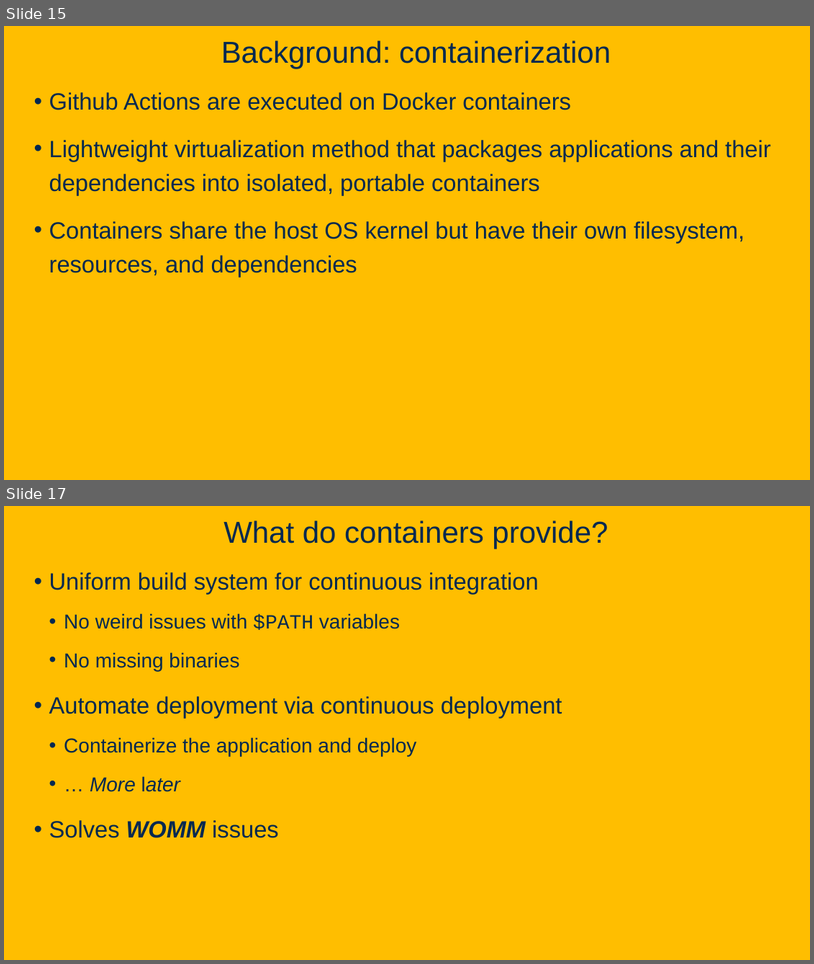
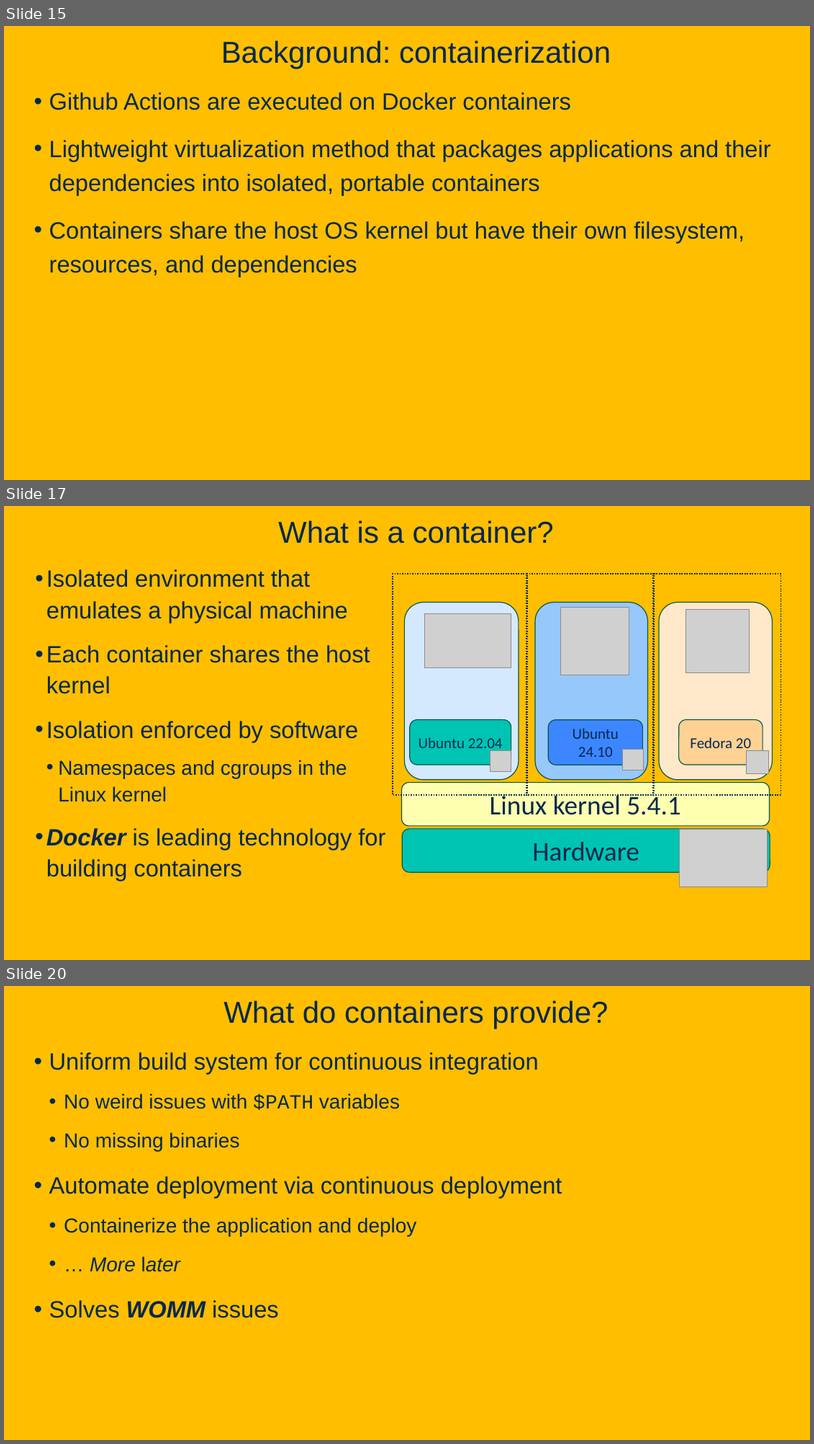
Before and after one commit to davsec-teaching/ecs160-f25, a slide deck: slides/4_unit_testing_mocking_frameworks_CI.pptx. Shown one above the other, each under a label of ours: slides 15 and 17 before the commit, slides 15, 17 and 20 after it; the slides between them are not shown. The pictures are 814x964 and 814x1444 pixels, drawn with LibreOffice and Linux fonts; fonts in the diff are those of the drawing; grey boxes stand for pictures; background and template pictures are left out. Boxes give left, top, right and bottom in pixels: in the first picture for what was removed or moved away, otherwise in the second. Text is boxed around its words. In the diff, an @@ line names an element or a change of style, - is before the commit and + after.

```diff
--- a/slides/4_unit_testing_mocking_frameworks_CI.pptx
+++ b/slides/4_unit_testing_mocking_frameworks_CI.pptx
@@ slide 17 added at (x1=4, y1=506, x2=810, y2=960), background picture (left out) @@
@@ title added at (x1=278, y1=520, x2=554, y2=543), 36 pt, text #022850 @@
+What is a container?
@@ text added at (x1=46, y1=569, x2=386, y2=880), 28 pt, text #022850 @@
+• Isolated environment that emulates a physical machine
+• Each container shares the host kernel
+• Isolation enforced by software
+  • Namespaces and cgroups in the Linux kernel
+• Docker is leading technology for building containers
@@ rectangle added at (x1=393, y1=574, x2=527, y2=795), outline #022850 1.5 pt dashed @@
@@ rectangle added at (x1=527, y1=574, x2=654, y2=795), outline #022850 1.5 pt dashed @@
@@ rectangle added at (x1=653, y1=574, x2=782, y2=795), outline #022850 1.5 pt dashed @@
@@ group added at (x1=536, y1=602, x2=648, y2=780): 2 rounded rectangles, 2 pictures @@
+Ubuntu 24.10
@@ group added at (x1=659, y1=602, x2=772, y2=780): 2 rounded rectangles, 2 pictures @@
+Fedora 20
@@ group added at (x1=404, y1=602, x2=519, y2=780): 2 rounded rectangles, 2 pictures @@
+Ubuntu 22.04
@@ rounded rectangle added at (x1=402, y1=782, x2=770, y2=826), fill #FFFFB0, outline #00564E 1 pt, 32 pt, text #022850 @@
+Linux kernel 5.4.1
@@ rounded rectangle added at (x1=403, y1=829, x2=771, y2=872), fill #00C4B2, outline #00564E 1 pt, 32 pt, text #022850 @@
+Hardware
@@ picture added at (x1=680, y1=829, x2=768, y2=886) @@
@@ what was slide 17 is now slide 20 @@
```
Also in this commit, not shown: 2 slides changed, 2 other slides added, 2 other files.
